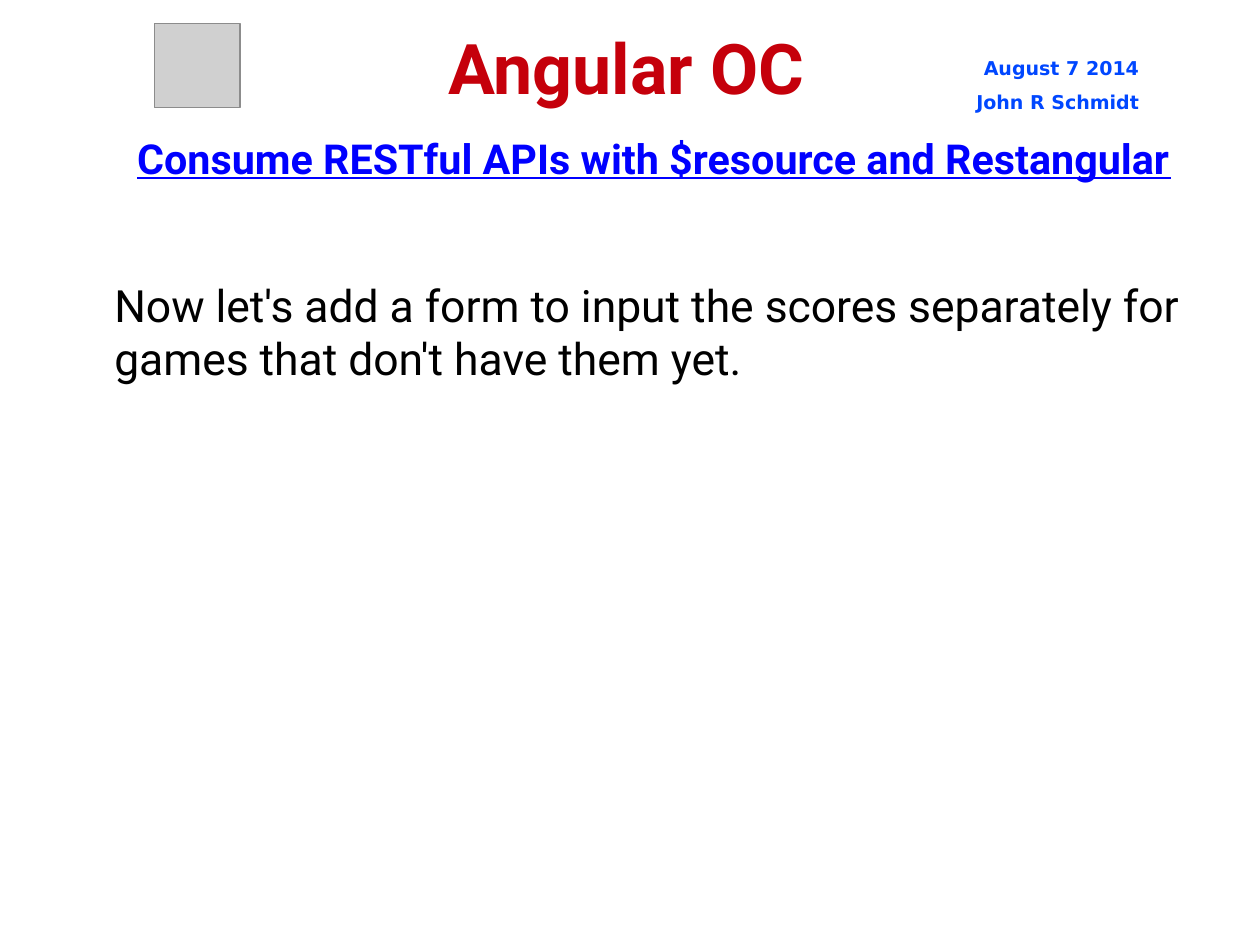
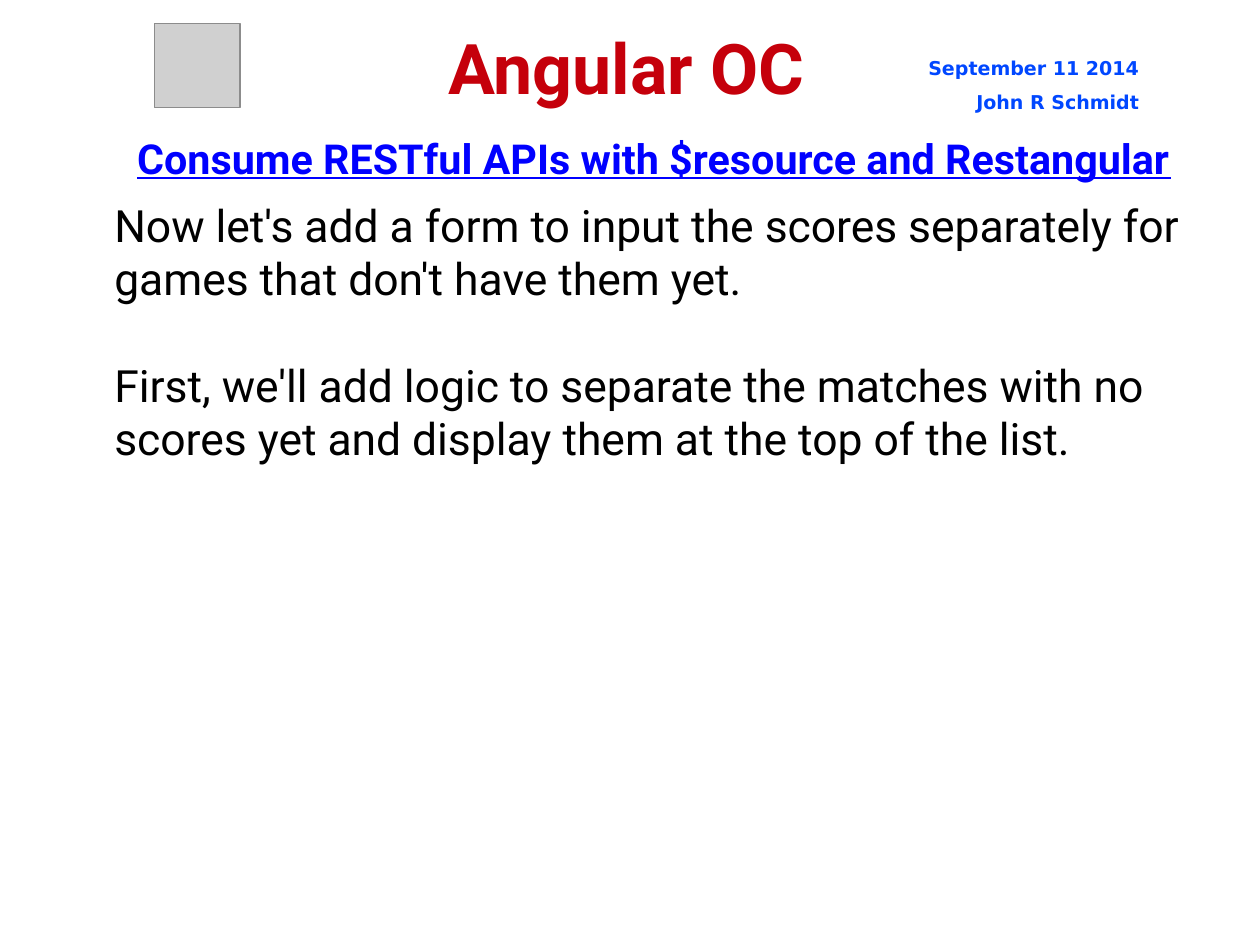
Before and after one commit to jrschmidt/fifa-angular-rest-demo, a slide deck: slide 44 of fifa.odp. Drawn at 1260x945 pixels with LibreOffice and Linux fonts; fonts in the diff are those of the drawing; grey boxes stand for pictures; background and template pictures are left out. Boxes give left, top, right and bottom in pixels: in the first picture for what was removed or moved away, otherwise in the second. Text is boxed around its words. In the diff, an @@ line names an element or a change of style, - is before the commit and + after.

```diff
--- a/fifa.odp
+++ b/fifa.odp
@@ text "September 11 2014": place and size @@
-text "September 11 2014" at (976, 61, 1139, 113)
+text "September 11 2014" at (928, 60, 1139, 113)
@@ text at (928, 60, 1139, 79): text changed @@
-August 7 2014
+September 11 2014
@@ subtitle "Now let's add a form ...": place and size @@
-subtitle "Now let's add a form ..." at (114, 288, 1179, 385)
+subtitle "Now let's add a form ..." at (114, 208, 1179, 465)
@@ subtitle at (114, 368, 1144, 465): paragraph added @@
+First, we'll add logic to separate the matches with no scores yet and display them at the top of the list.
```
Also in this commit, not shown: 49 other slides changed, 1 other file.
